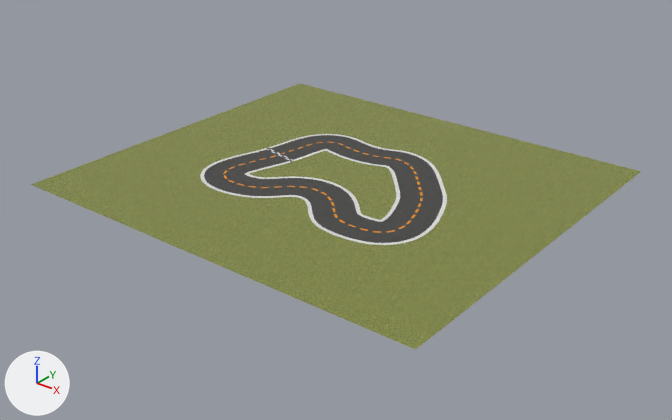
The COLLADA model tracks/Amoeba/meshes/Amoeba.dae: old version first, new version second.
One viewpoint serves both versions: a 50 mm lens placed at (12.94, -11.2, 7.44), pointed at (2.69, 1.61, -0.5). The lights are fixed; the arrows at lower left show +X, +Y and +Z. Where no turn or scale is listed for an object, it has been applied to the vertices.

Names of what the first picture shows: 'field', 'il', 'ol', 'road'.
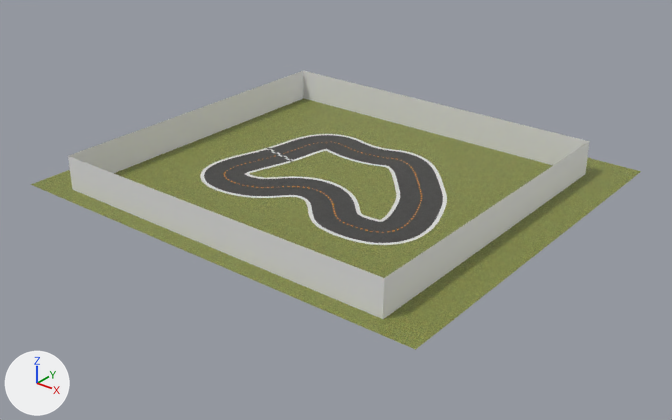
Boxes (x1, y1, x2, y2) around the edits, measured in the pictures (672 x 420 px):
'wall', added
    after: (68, 71, 590, 319)

Patch to the scene script:
```diff
--- a/tracks/Amoeba/meshes/Amoeba.dae.py
+++ b/tracks/Amoeba/meshes/Amoeba.dae.py
@@ mat_wall_material @@
+mat_wall_material = principled_material('wall_material')
+mat_wall_material.base_color = (0.8, 0.8, 0.8)  # white #e7e7e7
@@ me_wallshape_mesh @@
+me_wallshape_mesh.from_pydata([(-2.42, -2.9, 0.0), (4.94, -2.9, 0.0), (4.94, 3.92, 0.0), (-2.42, 3.92, 0.0), (-2.42, -2.9, 0.7), (4.94, -2.9, 0.7), (4.94, 3.92, 0.7), (-2.42, 3.92, 0.7)], [], [(0, 4, 1), (1, 4, 5), (1, 5, 2), (2, 5, 6), (2, 6, 3), (3, 6, 7), (4, 0, 7), (7, 0, 3)])
+me_wallshape_mesh.materials.append(mat_wall_material)  # its picture is missing
@@ ob_wall @@
+ob_wall = bpy.data.objects.new('wall', me_wallshape_mesh)
+ob_wall.location = (1.25, 1.25, 0.0)
```
